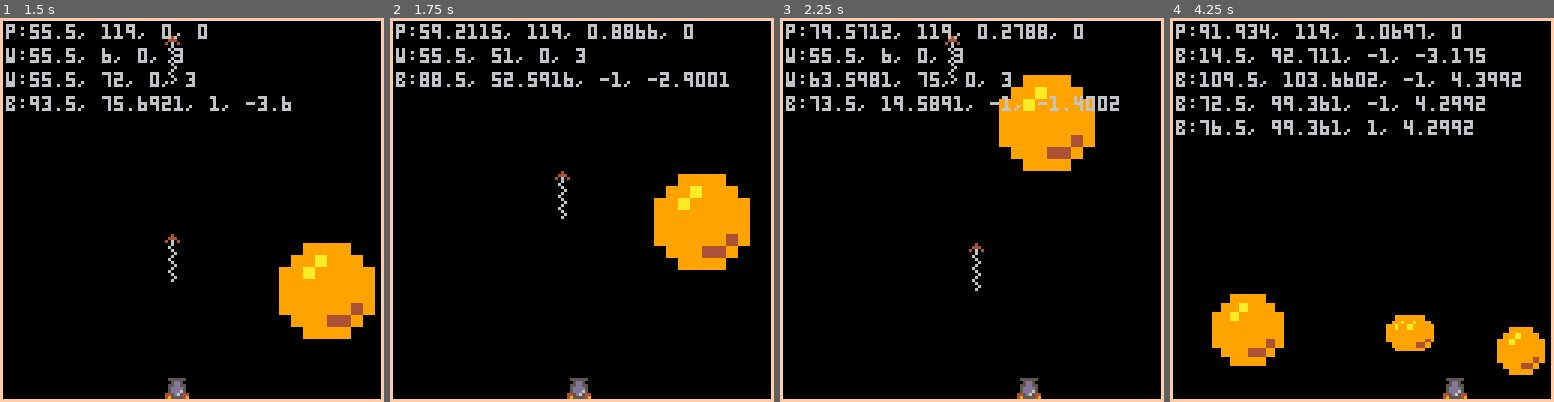
Above: before the commit, frames 1-4 (left to right).
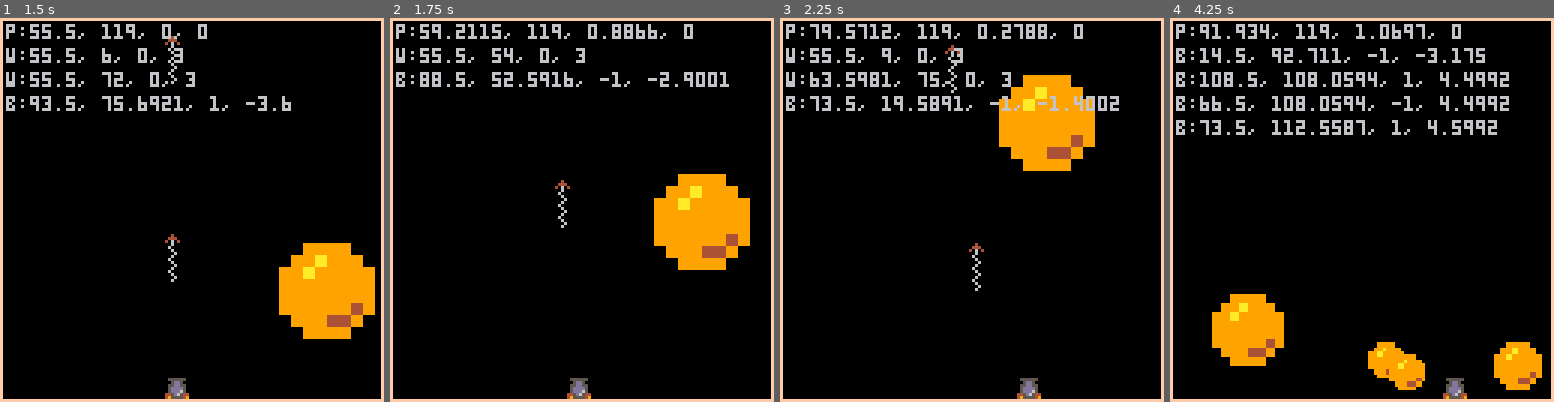
Above: after the commit, the same moments.

Repository: ferlores/pico-8.exp
Game: PICO-8 cartridge pang.p8
Same seed, same stepped clock (60 frames per second), same inputs: the game is played once before the commit and once after it.
Inputs:
- Up to frame 1 (1.5 s): tap X (X key) at 0.33, 1.07 s
- Up to frame 2 (1.75 s): hold Right from 1.6 s (still down)
- Up to frame 3 (2.25 s): tap X (X key) at 1.85 s; release Right at 2.1 s
- Up to frame 4 (4.25 s): hold Right 2.47-3.03 s; tap X (X key) at 2.97, 4.08 s; hold Left 3.08-3.58 s; hold Right from 4.02 s (still down)

Frame 1 is identical in both runs. In frame 2, 0.3% of the frame differs, in the area x 29-47%, y 7-55%; in frame 3, 0.3%; in frame 4, 5.8%, in the area x 7-98%, y 14-97%.

Commit message:
remove items safely while iterating

Diff:
--- a/pang.p8
+++ b/pang.p8
@@ -130,7 +130,7 @@
 
 -- move_bullets
 register('update', function ()
-    for i=#bullets, 1, -1 do
+    for i, b in pairs(bullets) do
         local b = bullets[i]
         b.x = b.x + b.dx
         b.y = b.y - b.dy
@@ -199,8 +199,7 @@
 -- move_ball
 register('update', function()
     local gravity = 0.1
-    for i = #balls, 1, -1 do
-        local b = balls[i]
+    for i, b in pairs(balls) do
         local btp = ball_tp[b.tpid]
         local newx = b.x + b.dx
         local newy = b.y + b.dy
